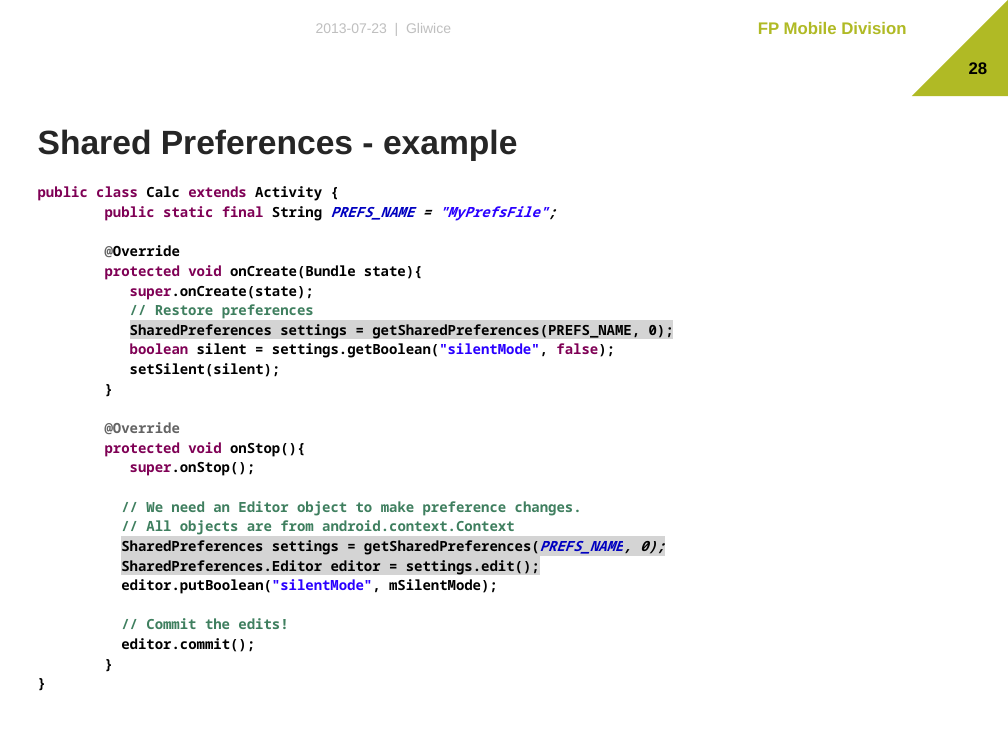
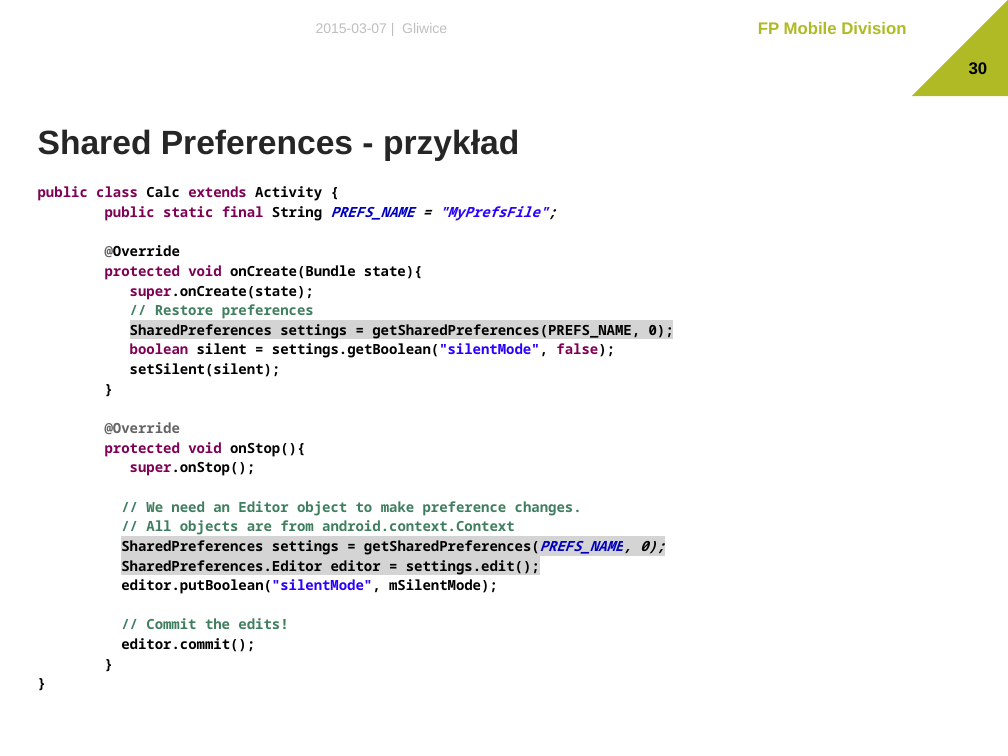
Before and after one commit to The-Lizard-Project/android-basics, a slide deck: slide 30 of Dokumenty/Presentation.pptx (slide 28 before the commit). Drawn at 1008x756 pixels with LibreOffice and Linux fonts; fonts in the diff are those of the drawing; background and template pictures are left out. Boxes give left, top, right and bottom in pixels: in the first picture for what was removed or moved away, otherwise in the second. Text is boxed around its words. In the diff, an @@ line names an element or a change of style, - is before the commit and + after.

```diff
--- a/Dokumenty/Presentation.pptx
+++ b/Dokumenty/Presentation.pptx
@@ text at [316,23,447,33]: text changed @@
-2013-07-23 | Gliwice
+2015-03-07 | Gliwice
@@ page number at [969,62,988,74]: text changed @@
-28
+30
@@ text at [38,129,519,161]: text changed @@
-Shared Preferences - example
+Shared Preferences - przykład
```
Also in this commit, not shown: 28 other slides changed, 10 slides added, 11 slides removed.
